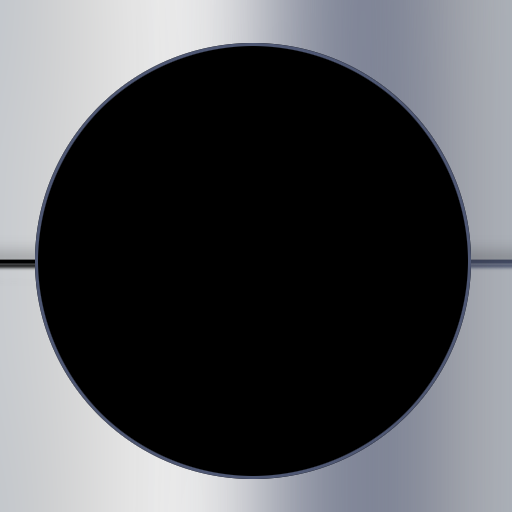
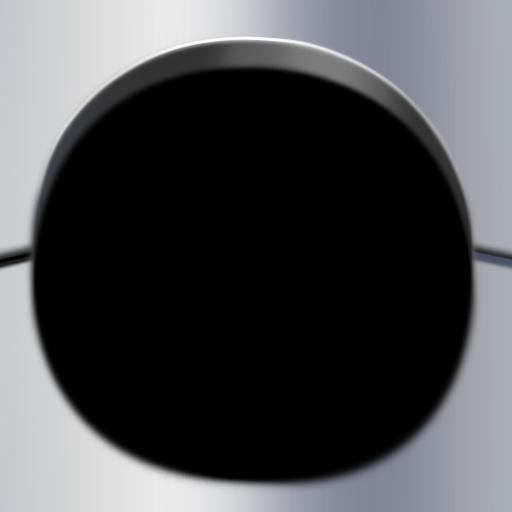
Two versions of the same layered image (512x512). Layer-by-layer changes:
removed layer "Layer 1 copy" over [0, 43, 512, 479]
added layer "Layer 6" above "Layer 3 copy" over [30, 36, 478, 326]
added layer "Layer 3 copy" above "Layer 5" over [15, 35, 488, 435]
painted on "Layer 3" over [15, 35, 488, 496]
removed layer "Layer 1 copy 2" over [0, 259, 512, 272]
removed layer "Layer 1" over [0, 259, 512, 264]
added layer "Layer 4" above "Layer 2" over [0, 219, 512, 274]
